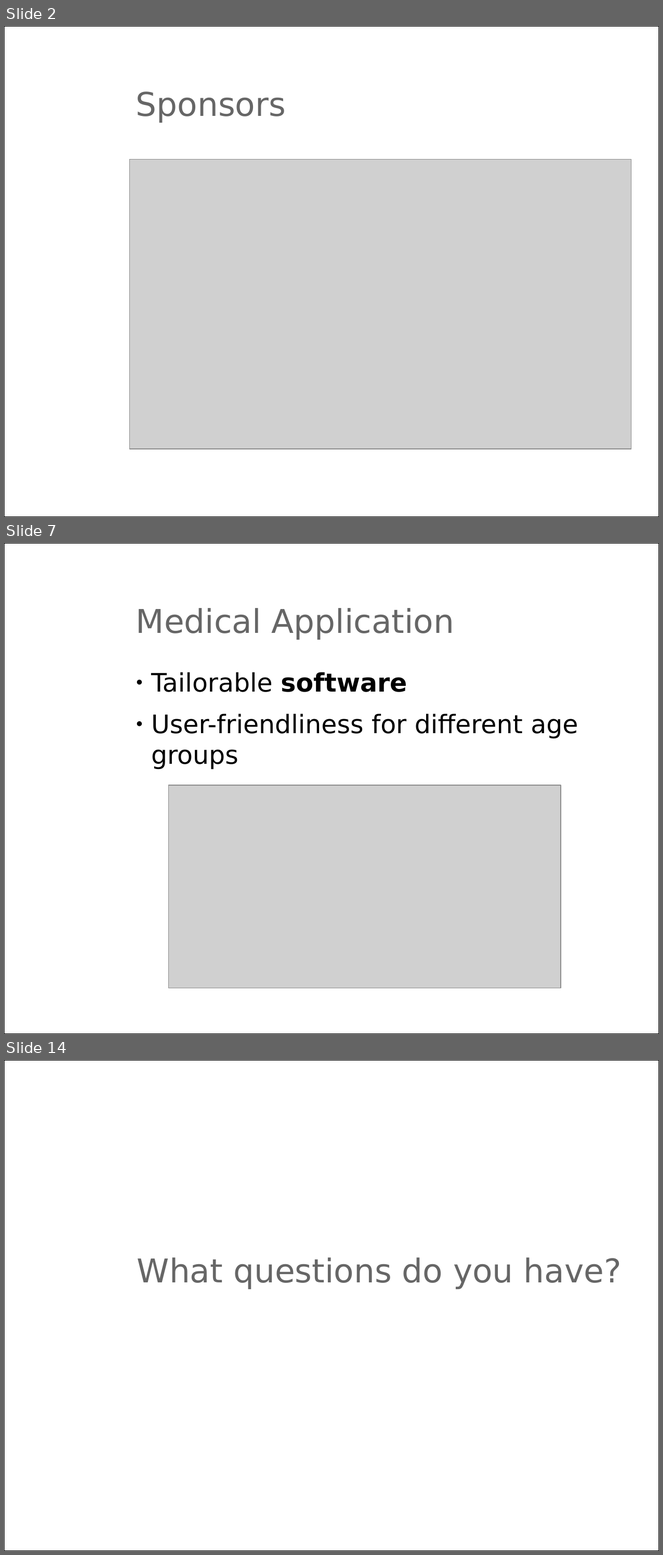
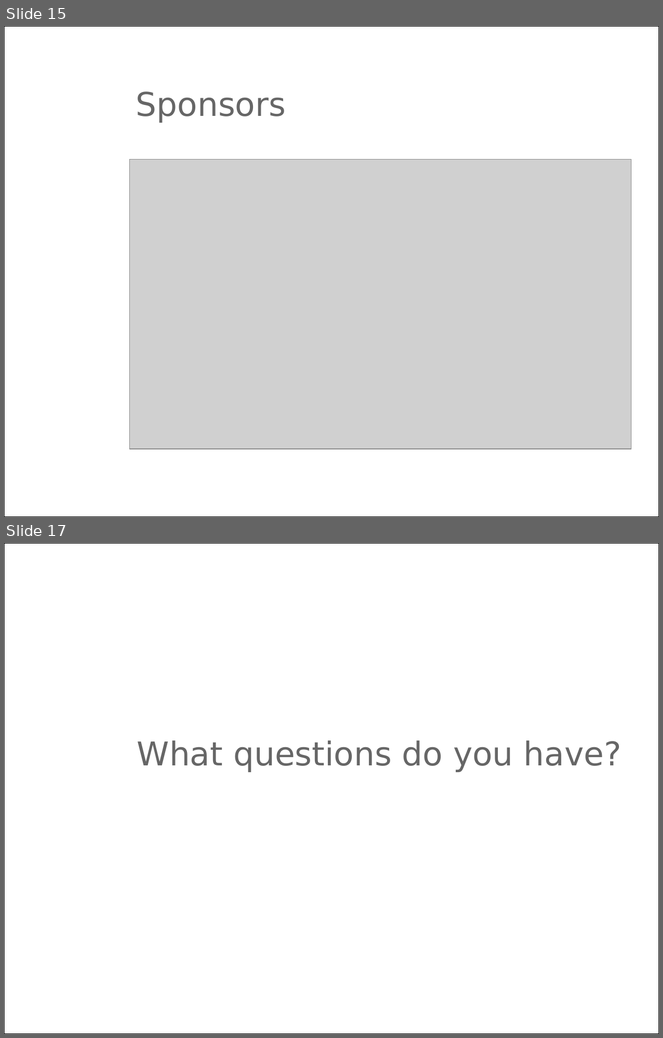
Before and after one commit to m3x1m0m/UppSense, a slide deck: docs/presentations/translational_pitch.ppt. Shown one above the other, each under a label of ours: slides 2, 7 and 14 before the commit, slides 15 and 17 after it; the slides between them are not shown. The pictures are 663x1555 and 663x1038 pixels, drawn with LibreOffice and Linux fonts; fonts in the diff are those of the drawing; grey boxes stand for pictures; background and template pictures are left out. Boxes give left, top, right and bottom in pixels: in the first picture for what was removed or moved away, otherwise in the second. Text is boxed around its words. In the diff, an @@ line names an element or a change of style, - is before the commit and + after.

```diff
--- a/docs/presentations/translational_pitch.ppt
+++ b/docs/presentations/translational_pitch.ppt
@@ slide 7 removed at (4, 543, 659, 1034), background #FFFFFF; not listed: 1 template element that a slide beside it also shows @@
@@ title removed at (136, 608, 454, 640) @@
-Medical Application
@@ text removed at (151, 672, 578, 770) @@
-● Tailorable software
-● User-friendliness for different age groups
@@ picture removed at (168, 785, 561, 989) @@
@@ what was slide 2 is now slide 15 @@
@@ what was slide 14 is now slide 17 @@
```
Also in this commit, not shown: 8 slides changed, 5 slides added, 2 other slides removed, 8 other files.
